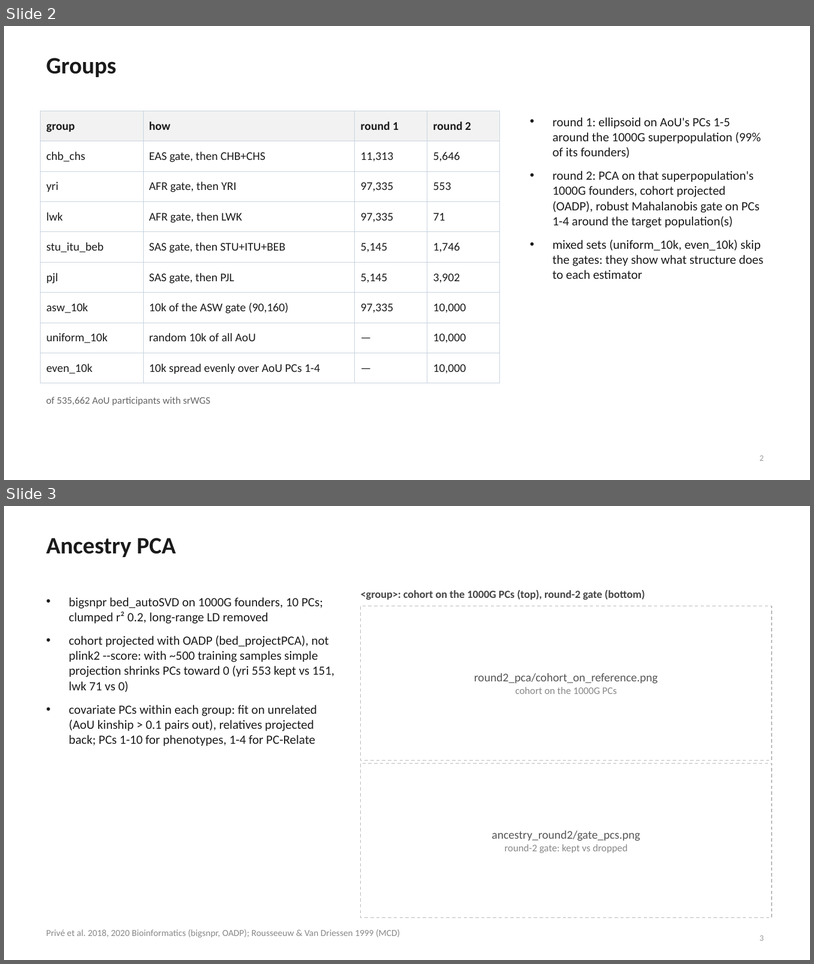
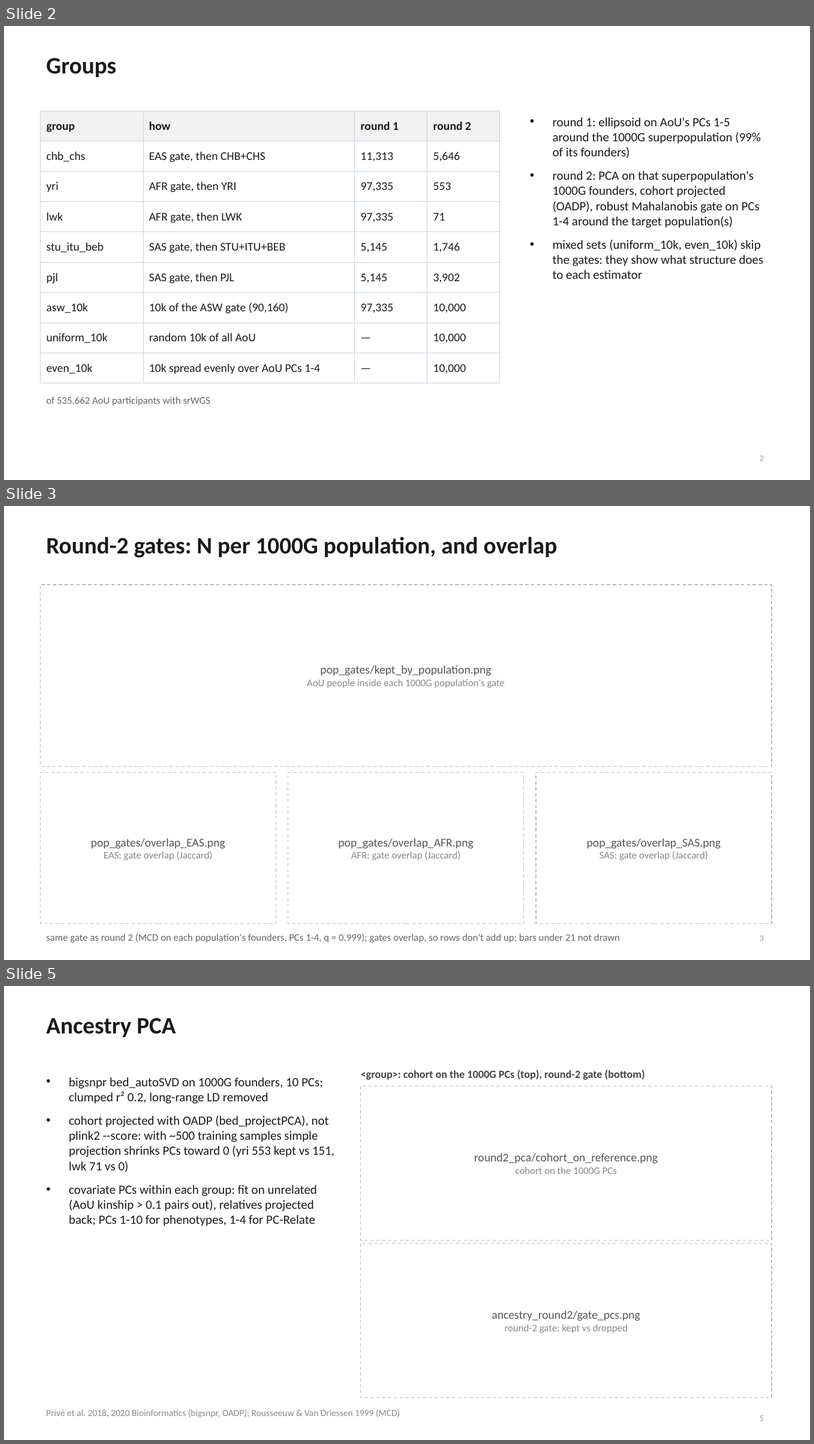
Before and after one commit to mkiravn/aou-covariance, a slide deck: slides/relatedness_condensed.pptx. Shown one above the other, each under a label of ours: slides 2 and 3 before the commit, slides 2, 3 and 5 after it; the slides between them are not shown. The pictures are 814x964 and 814x1444 pixels, drawn with LibreOffice and Linux fonts; fonts in the diff are those of the drawing. Boxes give left, top, right and bottom in pixels: in the first picture for what was removed or moved away, otherwise in the second. Text is boxed around its words. In the diff, an @@ line names an element or a change of style, - is before the commit and + after.

```diff
--- a/slides/relatedness_condensed.pptx
+++ b/slides/relatedness_condensed.pptx
@@ slide 3 added at bbox=[4, 506, 810, 960], background #FFFFFF @@
@@ title added at bbox=[46, 537, 558, 558], 28 pt, text #1A1A1A, bold @@
+Round-2 gates: N per 1000G population, and overlap
@@ rectangle added at bbox=[40, 585, 772, 766], fill #FFFFFF, outline #BBBBBB 1 pt dashed @@
@@ text added at bbox=[307, 665, 505, 688], 12 pt, text #888888 @@
+pop_gates/kept_by_population.png
+AoU people inside each 1000G population's gate
@@ rectangle added at bbox=[40, 772, 276, 924], fill #FFFFFF, outline #BBBBBB 1 pt dashed @@
@@ rectangle added at bbox=[288, 772, 524, 924], fill #FFFFFF, outline #BBBBBB 1 pt dashed @@
@@ rectangle added at bbox=[536, 772, 772, 924], fill #FFFFFF, outline #BBBBBB 1 pt dashed @@
@@ text added at bbox=[91, 838, 225, 860], 14 pt, text #555555 @@
+pop_gates/overlap_EAS.png
+EAS: gate overlap (Jaccard)
@@ text added at bbox=[338, 838, 473, 860], 14 pt, text #555555 @@
+pop_gates/overlap_AFR.png
+AFR: gate overlap (Jaccard)
@@ text added at bbox=[587, 838, 721, 860], 14 pt, text #555555 @@
+pop_gates/overlap_SAS.png
+SAS: gate overlap (Jaccard)
@@ text added at bbox=[46, 933, 620, 942], 12 pt, text #666666 @@
+same gate as round 2 (MCD on each population's founders, PCs 1-4, q = 0.999); gates overlap, so rows don't add up; bars under 21 not drawn
@@ page number added at bbox=[760, 935, 764, 940], 10 pt, text #999999 @@
+3
@@ what was slide 3 is now slide 5 @@
```
Also in this commit, not shown: 4 slides changed, 3 other slides added, 2 slides removed, 3 other files.
